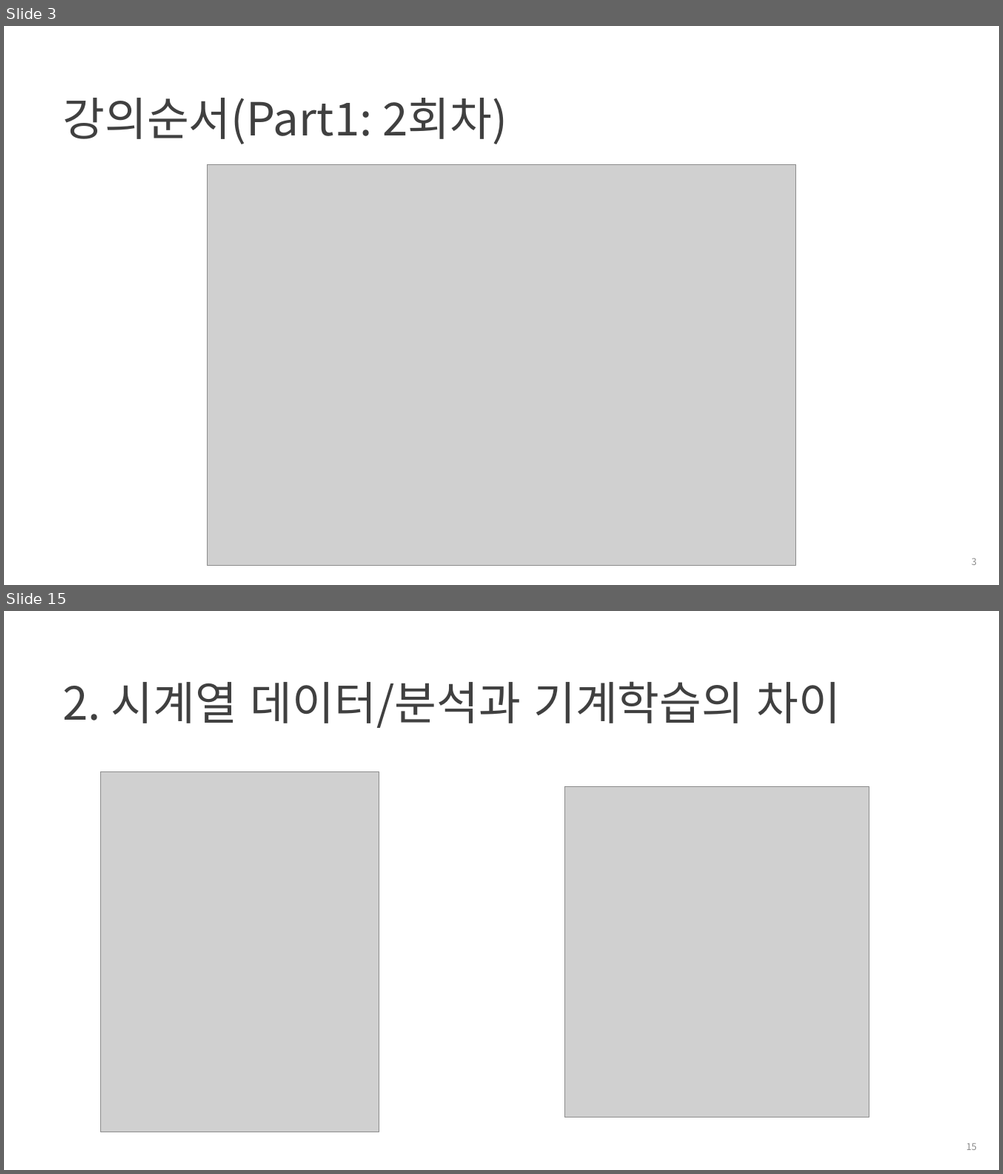
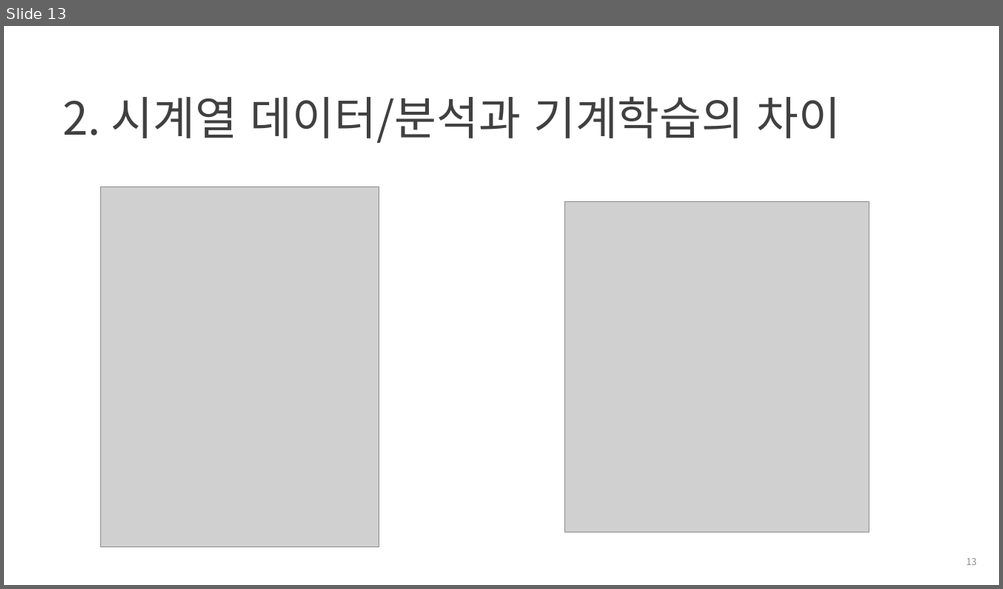
Before and after one commit to heycwkim/TimeSeriesAnalysis, a slide deck: Shared/[패스트캠퍼스] 2강의자료_김경원박사.pptx. Shown one above the other, each under a label of ours: slides 3 and 15 before the commit, slide 13 after it; the slides between them are not shown. The pictures are 1003x1174 and 1003x589 pixels, drawn with LibreOffice and Linux fonts; fonts in the diff are those of the drawing; grey boxes stand for pictures; background and template pictures are left out. Boxes give left, top, right and bottom in pixels: in the first picture for what was removed or moved away, otherwise in the second. Text is boxed around its words. In the diff, an @@ line names an element or a change of style, - is before the commit and + after.

```diff
--- a/Shared/[패스트캠퍼스] 2강의자료_김경원박사.pptx
+++ b/Shared/[패스트캠퍼스] 2강의자료_김경원박사.pptx
@@ slide 3 removed at <box>4,26,999,585</box>, background #FFFFFF @@
@@ title removed at <box>62,98,507,144</box> @@
-강의순서(Part1: 2회차)
@@ picture removed at <box>207,164,795,565</box> @@
@@ page number removed at <box>971,558,976,565</box> @@
-3
@@ what was slide 15 is now slide 13 @@
```
Also in this commit, not shown: 13 slides changed, 1 slide added, 16 other slides removed, 11 other files.
